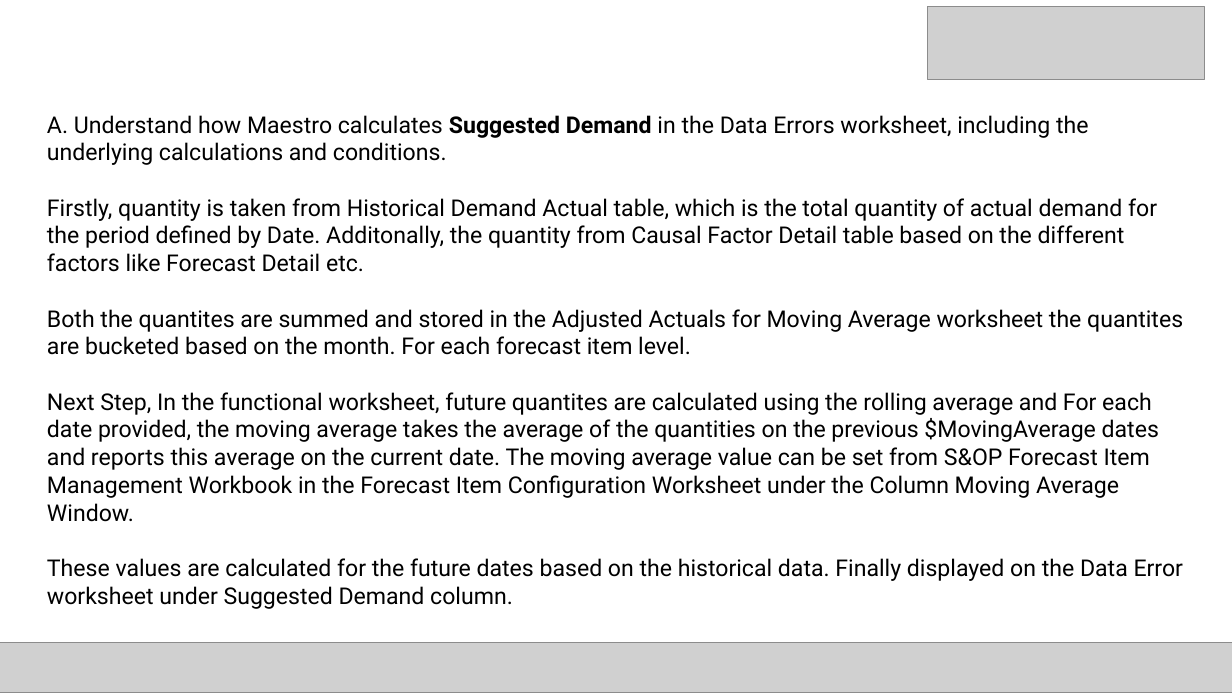
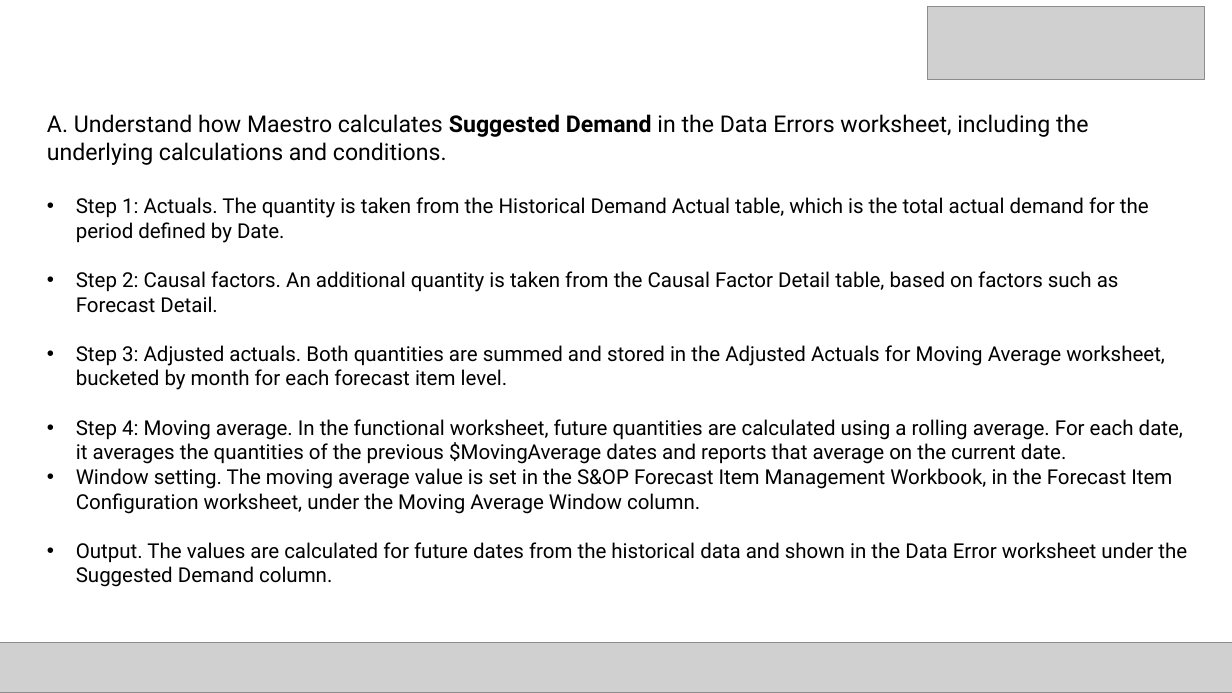
Before and after one commit to anushkundu/AI-business-report-generator, a slide deck: slide 15 of DP1 (2).pptx (slide 13 before the commit). Drawn at 1232x693 pixels with LibreOffice and Linux fonts; fonts in the diff are those of the drawing; grey boxes stand for pictures. Boxes give left, top, right and bottom in pixels: in the first picture for what was removed or moved away, otherwise in the second. Text is boxed around its words. In the diff, an @@ line names an element or a change of style, - is before the commit and + after.

```diff
--- a/DP1 (2).pptx
+++ b/DP1 (2).pptx
@@ text at <box>76,197,1187,587</box>: text changed; size 18 to 16 pt @@
-Firstly, quantity is taken from Historical Demand Actual table, which is the total quantity of actual demand for the period defined by Date. Additonally, the quantity from Causal Factor Detail table based on the different factors like Forecast Detail etc.
-Both the quantites are summed and stored in the Adjusted Actuals for Moving Average worksheet the quantites are bucketed based on the month. For each forecast item level.
-Next Step, In the functional worksheet, future quantites are calculated using the rolling average and For each date provided, the moving average takes the average of the quantities on the previous $MovingAverage dates and reports this average on the current date. The moving average value can be set from S&OP Forecast Item Management Workbook in the Forecast Item Configuration Worksheet under the Column Moving Average Window.
-These values are calculated for the future dates based on the historical data. Finally displayed on the Data Error worksheet under Suggested Demand column.
+• Step 1: Actuals. The quantity is taken from the Historical Demand Actual table, which is the total actual demand for the period defined by Date.
+• Step 2: Causal factors. An additional quantity is taken from the Causal Factor Detail table, based on factors such as Forecast Detail.
+• Step 3: Adjusted actuals. Both quantities are summed and stored in the Adjusted Actuals for Moving Average worksheet, bucketed by month for each forecast item level.
+• Step 4: Moving average. In the functional worksheet, future quantities are calculated using a rolling average. For each date, it averages the quantities of the previous $MovingAverage dates and reports that average on the current date.
+• Window setting. The moving average value is set in the S&OP Forecast Item Management Workbook, in the Forecast Item Configuration worksheet, under the Moving Average Window column.
+• Output. The values are calculated for future dates from the historical data and shown in the Data Error worksheet under the Suggested Demand column.
```
Also in this commit, not shown: 28 other slides changed, 10 slides added, 3 slides removed.
